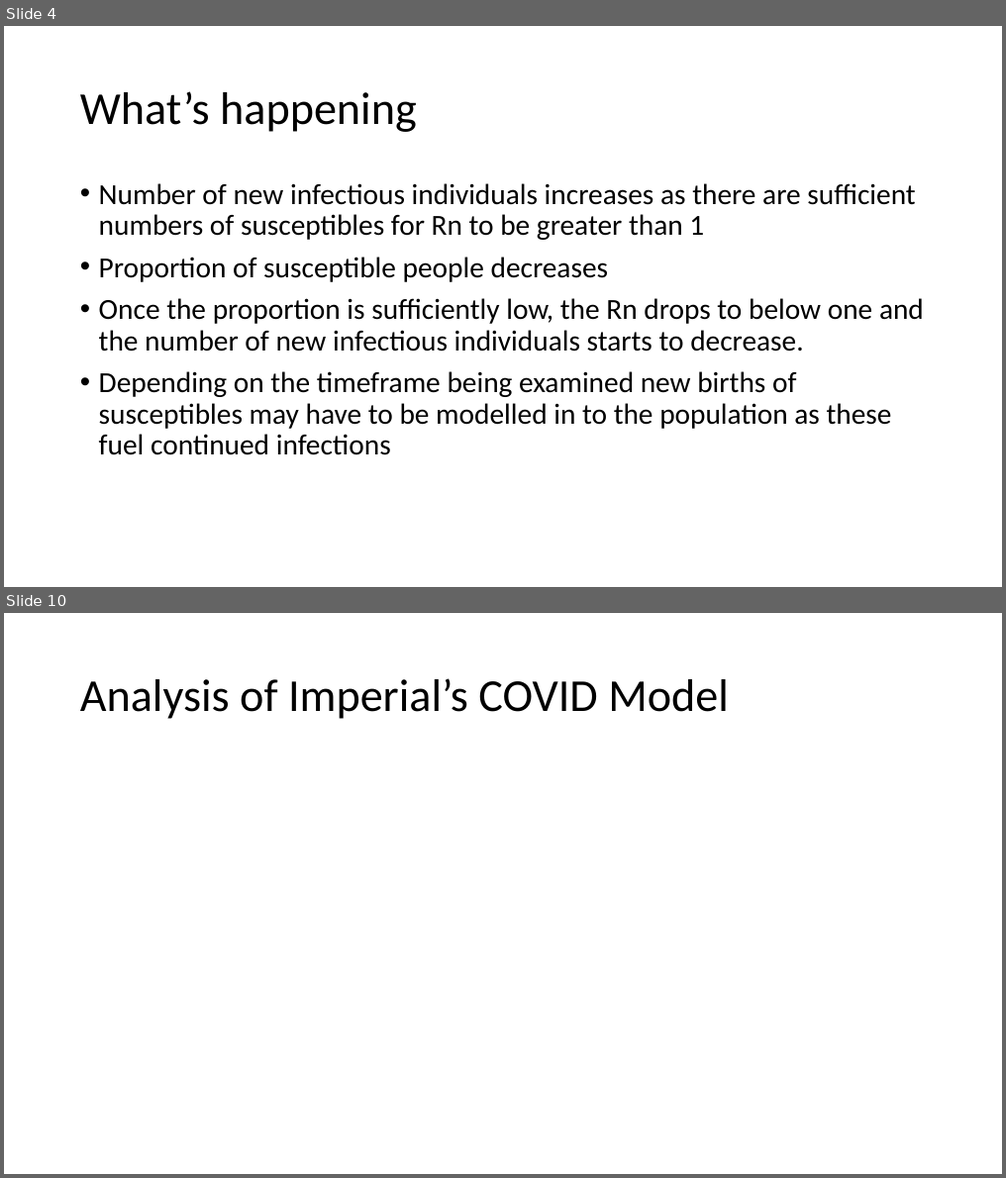
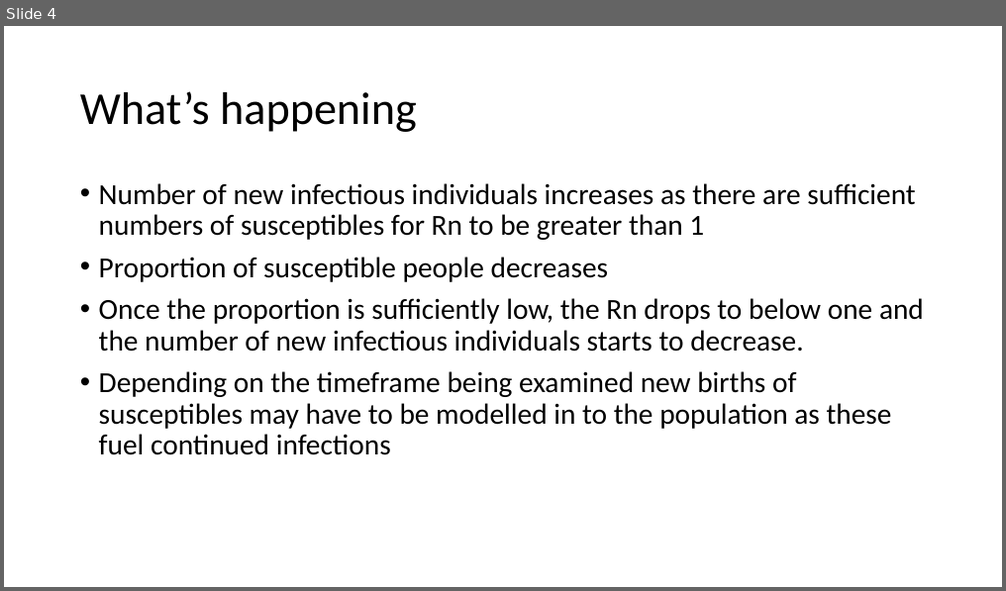
Before and after one commit to CJGRobins/R_Teaching, a slide deck: Session 8/Session 8.pptx. Shown one above the other, each under a label of ours: slides 4 and 10 before the commit, slide 4 after it; the slides between them are not shown. The pictures are 1006x1178 and 1006x591 pixels, drawn with LibreOffice and Linux fonts; fonts in the diff are those of the drawing. Boxes give left, top, right and bottom in pixels: in the first picture for what was removed or moved away, otherwise in the second. Text is boxed around its words. In the diff, an @@ line names an element or a change of style, - is before the commit and + after.

```diff
--- a/Session 8/Session 8.pptx
+++ b/Session 8/Session 8.pptx
@@ slide 10 removed at [4, 613, 1002, 1174], background #FFFFFF @@
@@ title removed at [80, 678, 729, 719] @@
-Analysis of Imperial’s COVID Model
```
Also in this commit, not shown: 1 slide changed, 14 slides added, 5 other slides removed.
